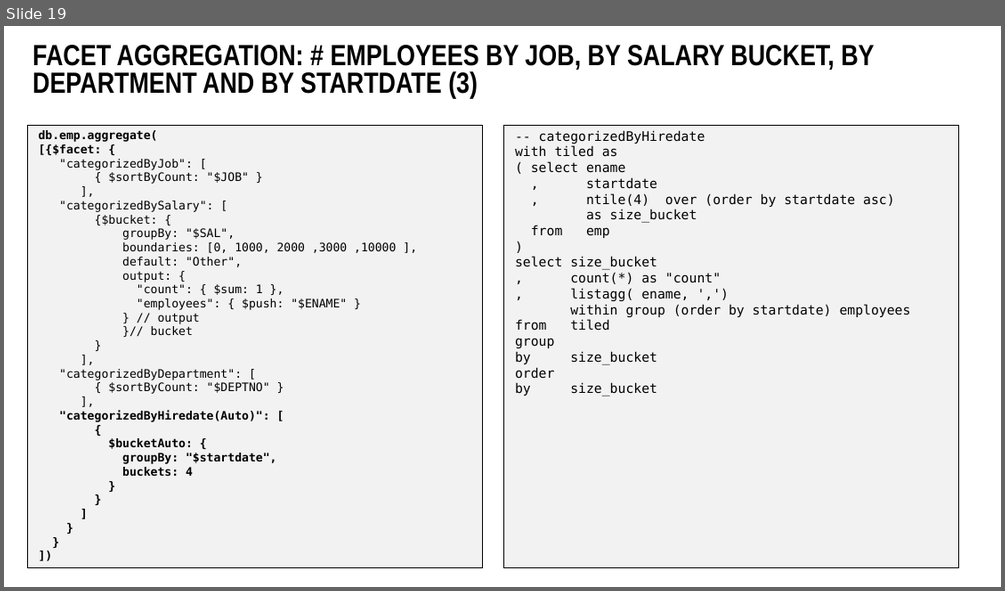
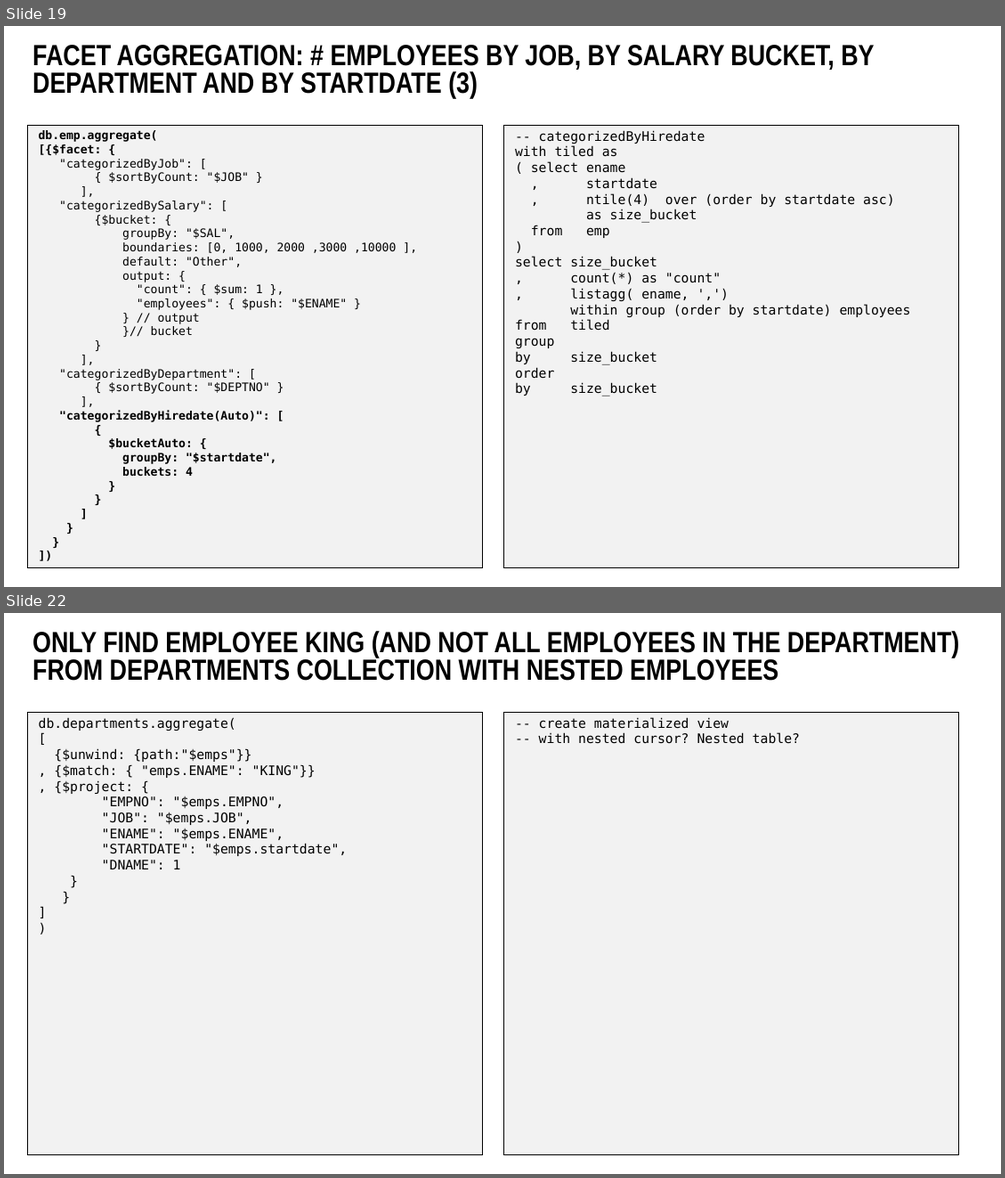
Before and after one commit to lucasjellema/sig-nosql-mongodb, a slide deck: mongodb-find-agg-vs-oracle-sql.pptx. Shown one above the other, each under a label of ours: slide 19 before the commit, slides 19 and 22 after it; the slides between them are not shown. The pictures are 1005x591 and 1005x1178 pixels, drawn with LibreOffice and Linux fonts; fonts in the diff are those of the drawing; background and template pictures are left out. Boxes give left, top, right and bottom in pixels: in the first picture for what was removed or moved away, otherwise in the second. Text is boxed around its words. In the diff, an @@ line names an element or a change of style, - is before the commit and + after.

Commit message:
Adding geo, text, nested & materialized

```diff
--- a/mongodb-find-agg-vs-oracle-sql.pptx
+++ b/mongodb-find-agg-vs-oracle-sql.pptx
@@ slide 22 added at (x1=4, y1=613, x2=1001, y2=1174), background #FFFFFF @@
@@ title added at (x1=32, y1=631, x2=959, y2=681), 40 pt, text #000000, bold @@
+ONLY FIND EMPLOYEE KING (AND NOT ALL EMPLOYEES IN THE DEPARTMENT)
+FROM DEPARTMENTS COLLECTION WITH NESTED EMPLOYEES
@@ rectangle added at (x1=27, y1=712, x2=482, y2=1155), fill #F2F2F2, outline #000000 0.5 pt @@
@@ text added at (x1=39, y1=717, x2=347, y2=869), 18 pt, text #000000 @@
+db.departments.aggregate(
+[
+{$unwind: {path:"$emps"}}
+, {$match: { "emps.ENAME": "KING"}}
+, {$project: {
+"EMPNO": "$emps.EMPNO",
+"JOB": "$emps.JOB",
+"ENAME": "$emps.ENAME",
+"STARTDATE": "$emps.startdate",
+"DNAME": 1
+}
+}
+]
+)
@@ rectangle added at (x1=503, y1=712, x2=958, y2=1155), fill #F2F2F2, outline #000000 0.5 pt @@
@@ text added at (x1=539, y1=717, x2=800, y2=744), 18 pt, text #000000 @@
+-- create materialized view
+-- with nested cursor? Nested table?
```
Also in this commit, not shown: 11 other slides added.
